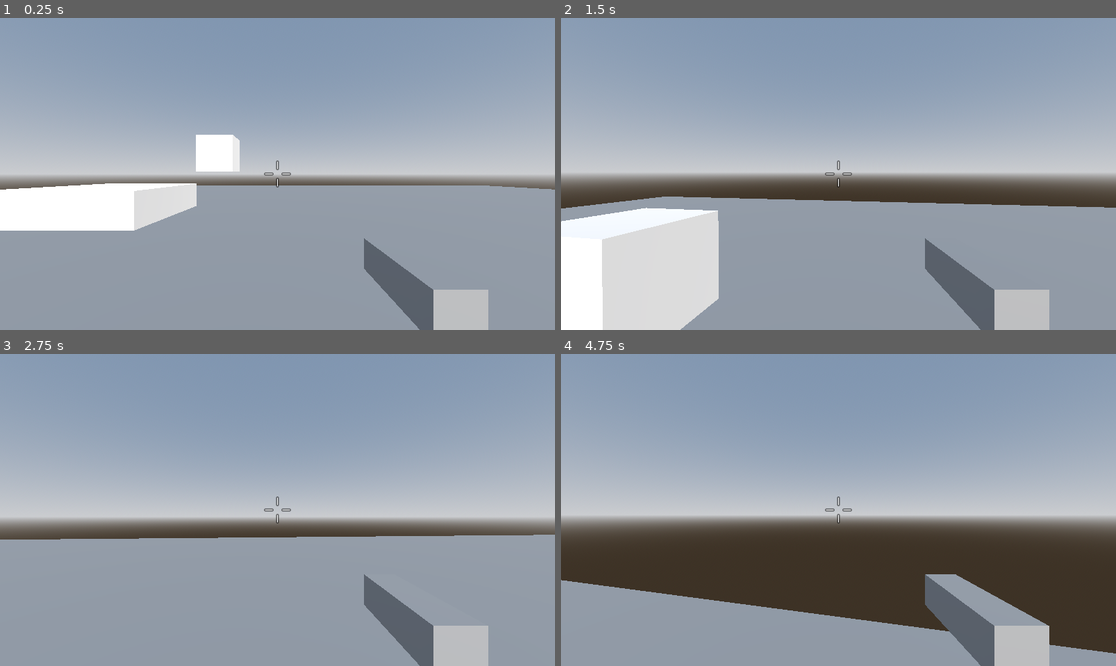
Above: before the commit, frames 1-4 (two rows, left to right).
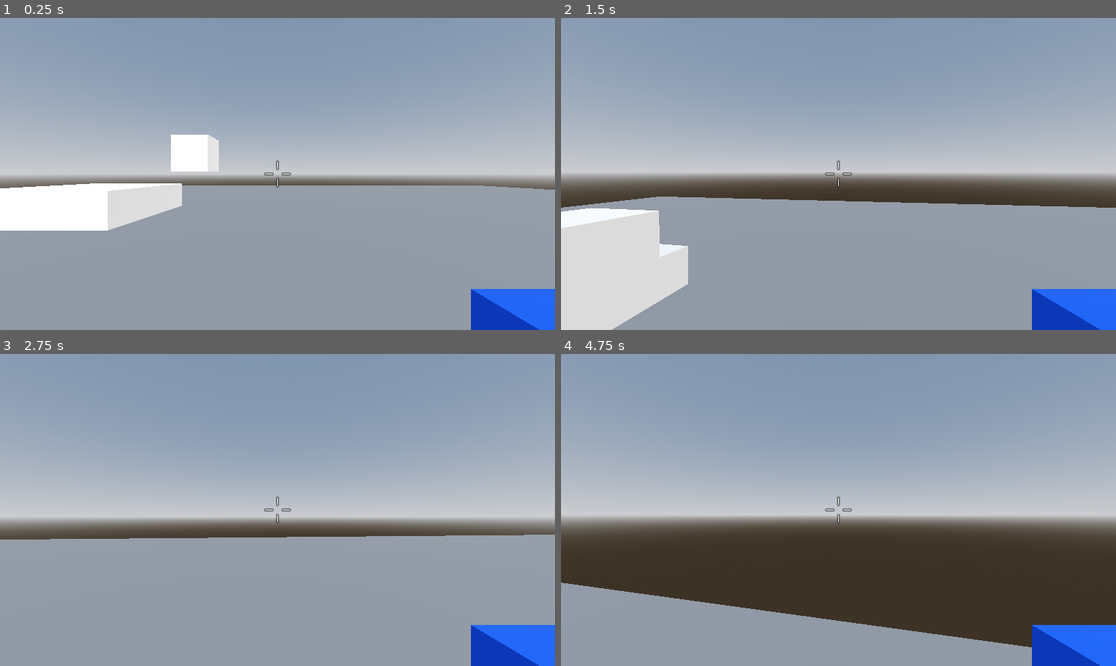
Above: after the commit, the same moments.

Repository: rsrasmu2/Brackeys2025
Game: Godot game, scene res://assets/test_environment/test_environment.tscn
Same seed, same stepped clock (60 frames per second), same inputs: the game is played once before the commit and once after it. This scene is started directly instead of the project's main scene.
Inputs (mouse positions are in pixels of both pictures, inside the frame that each line leads up to):
- Up to frame 1 (0.25 s): no input
- Up to frame 2 (1.5 s): tap Enter at 0.5 s; move the mouse to (866, 174) at 0.52 s; press the mouse at (866, 174) at 0.53 s; hold W (move_forward) from 0.53 s (still down); tap Space (jump) at 0.77 s; move the mouse to (810, 174) at 1.27 s; release the mouse at (810, 174) at 1.28 s; click (810, 174) at 1.35 s
- Up to frame 3 (2.75 s): keep holding W (move_forward); tap Space (jump) at 1.52 s; move the mouse to (288, 503) at 2.02 s; press the mouse at (288, 503) at 2.03 s
- Up to frame 4 (4.75 s): keep holding W (move_forward); move the mouse to (832, 516) at 2.77 s; release the mouse at (832, 516) at 2.78 s; click (832, 516) at 2.85 s; tap Space (jump) at 3.02, 3.77, 4.52 s; move the mouse to (877, 513) at 3.52 s; press the mouse at (877, 513) at 3.53 s; move the mouse to (794, 506) at 4.27 s; release the mouse at (794, 506) at 4.28 s; click (794, 506) at 4.35 s

The runs differ from the first frame. In frame 1, 6.9% of the frame differs, in the area x 0-100%, y 37-100%; in frame 2, 11%, in the area x 0-100%, y 57-100%; in frame 3, 4.5%; in frame 4, 6.6%.

Commit message:
Break the gun (cool)

Diff:
--- /dev/null
+++ b/assets/bullet/bullet.gd
@@ -0,0 +1,19 @@
+class_name Bullet
+extends Node3D
+
+var velocity: Vector3
+
+func _physics_process(delta: float) -> void:
+	position += velocity * delta
+
+func init(starting_velocity: Vector3) -> void:
+	velocity = starting_velocity
+
+func _on_area_3d_body_entered(_body: Node3D) -> void:
+	queue_free()
+
+func _on_area_3d_area_entered(_area: Area3D) -> void:
+	queue_free()
+
+func _on_despawn_timer_timeout() -> void:
+	queue_free()
--- /dev/null
+++ b/assets/bullet/bullet.tscn
@@ -0,0 +1,36 @@
+[gd_scene load_steps=5 format=3 uid="uid://c6if6befvaqw8"]
+
+[ext_resource type="Script" uid="uid://c2dfwohikdntn" path="res://assets/bullet/bullet.gd" id="1_a4s3u"]
+
+[sub_resource type="SphereMesh" id="SphereMesh_c0gqx"]
+radius = 0.05
+height = 0.1
+
+[sub_resource type="StandardMaterial3D" id="StandardMaterial3D_a4s3u"]
+albedo_color = Color(1, 1, 0, 1)
+
+[sub_resource type="SphereShape3D" id="SphereShape3D_adgrp"]
+radius = 0.2
+
+[node name="Bullet" type="Node3D"]
+script = ExtResource("1_a4s3u")
+
+[node name="MeshInstance3D" type="MeshInstance3D" parent="."]
+mesh = SubResource("SphereMesh_c0gqx")
+surface_material_override/0 = SubResource("StandardMaterial3D_a4s3u")
+
+[node name="Area3D" type="Area3D" parent="MeshInstance3D"]
+collision_layer = 8
+collision_mask = 5
+
+[node name="CollisionShape3D" type="CollisionShape3D" parent="MeshInstance3D/Area3D"]
+shape = SubResource("SphereShape3D_adgrp")
+
+[node name="DespawnTimer" type="Timer" parent="."]
+wait_time = 8.0
+one_shot = true
+autostart = true
+
+[connection signal="area_entered" from="MeshInstance3D/Area3D" to="." method="_on_area_3d_area_entered"]
+[connection signal="body_entered" from="MeshInstance3D/Area3D" to="." method="_on_area_3d_body_entered"]
+[connection signal="timeout" from="DespawnTimer" to="." method="_on_despawn_timer_timeout"]
--- /dev/null
+++ b/assets/gun/gun.gd
@@ -0,0 +1,44 @@
+class_name Gun
+extends Node3D
+
+const bullet_scene = preload("res://assets/bullet/bullet.tscn")
+@export var cooldown: float = 0.2
+@export var bullet_speed: float = 20.0
+
+@onready var initial_rotation: Vector3 = self.rotation
+var _firing: bool = false
+
+# Called when the node enters the scene tree for the first time.
+func _ready() -> void:
+	$Timer.wait_time = cooldown
+
+func _input(event: InputEvent) -> void:
+	if event.is_action_pressed("fire"):
+		start_fire()
+	elif event.is_action_released("fire"):
+		stop_fire()
+
+func set_aim_target(target_global_position: Vector3) -> void:
+	global_transform = global_transform.looking_at(target_global_position)
+
+func start_fire() -> void:
+	_firing = true
+	if $Timer.time_left == 0:
+		fire()
+	$Timer.start()
+
+func stop_fire() -> void:
+	_firing = false
+
+func _on_timer_timeout() -> void:
+	fire()
+
+func fire() -> void:
+	if _firing:
+		var bullet: Bullet = bullet_scene.instantiate()
+		get_tree().root.add_child(bullet)
+		bullet.global_position = $GunMesh/BulletSpawner.global_position
+		bullet.global_rotation = $GunMesh/BulletSpawner.global_rotation
+		bullet.init($GunMesh/BulletSpawner.global_basis.z * bullet_speed)
+	else:
+		$Timer.stop()
--- /dev/null
+++ b/assets/gun/gun.tscn
@@ -0,0 +1,26 @@
+[gd_scene load_steps=4 format=3 uid="uid://b4xojb6sb1hqf"]
+
+[ext_resource type="Script" uid="uid://cnwk5jgcw7ohq" path="res://assets/gun/gun.gd" id="1_danae"]
+
+[sub_resource type="BoxMesh" id="BoxMesh_d6veg"]
+size = Vector3(0.2, 0.2, 0.6)
+
+[sub_resource type="StandardMaterial3D" id="StandardMaterial3D_danae"]
+albedo_color = Color(0, 0.341176, 1, 1)
+
+[node name="Gun" type="Node3D"]
+script = ExtResource("1_danae")
+bullet_speed = 40.0
+
+[node name="GunMesh" type="MeshInstance3D" parent="."]
+transform = Transform3D(1, 0, 0, 0, 1, 0, 0, 0, 1, 0, 0, 0.172287)
+mesh = SubResource("BoxMesh_d6veg")
+skeleton = NodePath("../../..")
+surface_material_override/0 = SubResource("StandardMaterial3D_danae")
+
+[node name="BulletSpawner" type="Node3D" parent="GunMesh"]
+transform = Transform3D(1, 0, 0, 0, 1, 0, 0, 0, 1, -3.08448e-08, 0, 0.352824)
+
+[node name="Timer" type="Timer" parent="."]
+
+[connection signal="timeout" from="Timer" to="." method="_on_timer_timeout"]
--- a/assets/player/player.gd
+++ b/assets/player/player.gd
@@ -11,8 +11,15 @@
 var _delta: float = 0
 var _in_air: bool = false
 
-func _process(delta: float):
+func _process(delta: float) -> void:
 	_delta = delta
+	var target_position = Vector3.ZERO # I hate that this can't be null
+	if $Camera3D/RayCast3D.is_colliding():
+		target_position = $Camera3D/RayCast3D.get_collision_point()
+	else:
+		target_position = $Camera3D/RayCast3D.global_position + $Camera3D/RayCast3D.global_basis.z * 100
+	print(target_position)
+	$Camera3D/Gun.set_aim_target(target_position)
 
 func _physics_process(delta: float) -> void:
 	# Apply gravity
@@ -26,7 +33,7 @@
 	move_and_slide()
 
 func set_horizontal_velocity(direction: Vector2) -> void:
-	var target_velocity = direction * SPEED
+	var target_velocity: Vector2 = direction * SPEED
 	velocity.x = target_velocity.x
 	velocity.z = target_velocity.y
 
--- a/assets/player/player.tscn
+++ b/assets/player/player.tscn
@@ -4,24 +4,27 @@
 [ext_resource type="Script" uid="uid://dmbr33yr2d1ck" path="res://assets/player/player.gd" id="1_v2miy"]
 [ext_resource type="Script" uid="uid://saiatjsdyypn" path="res://assets/player/player_movement.gd" id="2_h6syq"]
 [ext_resource type="Texture2D" uid="uid://ceh4xbfgvp1x4" path="res://assets/player/crosshair012.png" id="2_ouxva"]
-
-[sub_resource type="BoxMesh" id="BoxMesh_d6veg"]
-size = Vector3(0.2, 0.2, 0.6)
+[ext_resource type="PackedScene" uid="uid://b4xojb6sb1hqf" path="res://assets/gun/gun.tscn" id="2_toylo"]
 
 [sub_resource type="CapsuleShape3D" id="CapsuleShape3D_hgb4b"]
 
 [node name="Player" type="CharacterBody3D"]
+collision_layer = 2
+collision_mask = 5
 script = ExtResource("1_v2miy")
 
 [node name="Camera3D" type="Camera3D" parent="."]
-transform = Transform3D(1, 0, 0, 0, 1, 0, 0, 0, 1, -0.67, 1.43, 0)
+transform = Transform3D(1, 0, 0, 0, 1, 0, 0, 0, 1, 0, 1.43, 0)
 
-[node name="GunMesh" type="MeshInstance3D" parent="Camera3D"]
-transform = Transform3D(1, 0, 0, 0, 1, 0, 0, 0, 1, 0.67, -0.523633, -1.04252)
-mesh = SubResource("BoxMesh_d6veg")
-skeleton = NodePath("../..")
+[node name="Gun" parent="Camera3D" instance=ExtResource("2_toylo")]
+transform = Transform3D(-1, 0, -8.74228e-08, 0, 1, 0, 8.74228e-08, 0, -1, 0.47, -0.32, -0.261)
 
-[node name="TextureRect" type="TextureRect" parent="Camera3D"]
+[node name="RayCast3D" type="RayCast3D" parent="Camera3D"]
+transform = Transform3D(-1, 0, -8.74228e-08, 0, 1, 0, 8.74228e-08, 0, -1, 0, 0, 0)
+target_position = Vector3(0, 0, 100)
+collision_mask = 5
+
+[node name="Crosshair" type="TextureRect" parent="Camera3D"]
 anchors_preset = 8
 anchor_left = 0.5
 anchor_top = 0.5
--- /dev/null
+++ b/assets/player/player_shoot.gd
@@ -0,0 +1,12 @@
+class_name PlayerShoot
+extends Node
+
+
+# Called when the node enters the scene tree for the first time.
+func _ready() -> void:
+	pass # Replace with function body.
+
+
+# Called every frame. 'delta' is the elapsed time since the previous frame.
+func _process(_delta: float) -> void:
+	pass
--- a/assets/test_environment/test_environment.tscn
+++ b/assets/test_environment/test_environment.tscn
@@ -42,6 +42,7 @@
 mesh = SubResource("BoxMesh_gt7mp")
 
 [node name="StaticBody3D" type="StaticBody3D" parent="MeshInstance3D"]
+collision_mask = 15
 
 [node name="CollisionShape3D" type="CollisionShape3D" parent="MeshInstance3D/StaticBody3D"]
 shape = SubResource("BoxShape3D_bgy8f")
@@ -57,6 +58,7 @@
 surface_material_override/0 = SubResource("StandardMaterial3D_bgy8f")
 
 [node name="StaticBody3D" type="StaticBody3D" parent="MeshInstance3D2"]
+collision_mask = 15
 
 [node name="CollisionShape3D" type="CollisionShape3D" parent="MeshInstance3D2/StaticBody3D"]
 shape = SubResource("BoxShape3D_ih0re")
@@ -67,6 +69,7 @@
 surface_material_override/0 = SubResource("StandardMaterial3D_bgy8f")
 
 [node name="StaticBody3D" type="StaticBody3D" parent="MeshInstance3D3"]
+collision_mask = 15
 
 [node name="CollisionShape3D" type="CollisionShape3D" parent="MeshInstance3D3/StaticBody3D"]
 shape = SubResource("BoxShape3D_qfl10")
--- a/project.godot
+++ b/project.godot
@@ -64,10 +64,23 @@
 "events": [Object(InputEventKey,"resource_local_to_scene":false,"resource_name":"","device":-1,"window_id":0,"alt_press …(191 unchanged characters)…
 ]
 }
+fire={
+"deadzone": 0.2,
+"events": [Object(InputEventMouseButton,"resource_local_to_scene":false,"resource_name":"","device":-1,"window_id":0,"alt_pressed":false,"shift_pressed":false,"ctrl_pressed":false,"meta_pressed":false,"button_mask":0,"position":Vector2(0, 0),"global_position":Vector2(0, 0),"factor":1.0,"button_index":1,"canceled":false,"pressed":false,"double_click":false,"script":null)
+]
+}
+
+[layer_names]
+
+3d_physics/layer_1="Terrain"
+3d_physics/layer_2="Player"
+3d_physics/layer_3="Enemies"
+3d_physics/layer_4="Bullet"
 
 [physics]
 
 3d/physics_engine="Jolt Physics"
+jolt_physics_3d/simulation/areas_detect_static_bodies=true
 
 [rendering]
 
Not shown, added: assets/bullet/bullet.gd.uid
Not shown, added: assets/gun/gun.gd.uid
Not shown, added: assets/player/player_shoot.gd.uid
